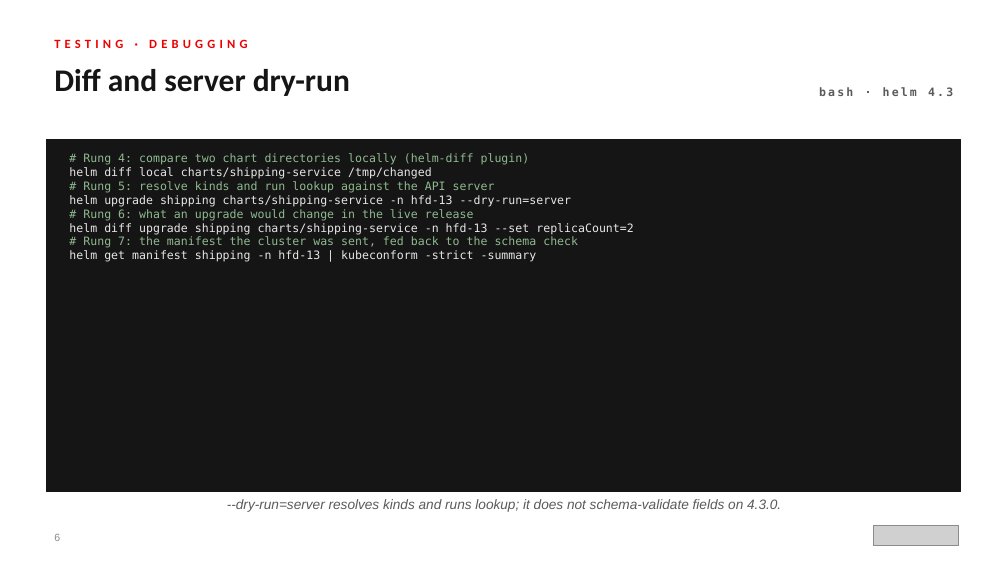
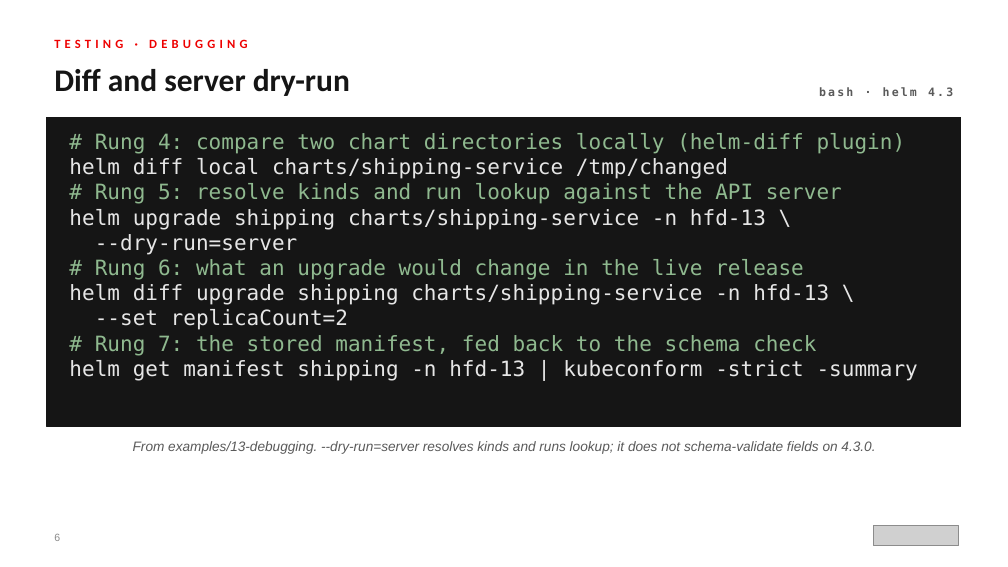
Before and after one commit to patterncatalyst/helm-for-developers, a slide deck: slide 6 of presentation/helm-201/Helm-201-r1.0.pptx. Drawn at 1008x567 pixels with LibreOffice and Linux fonts; fonts in the diff are those of the drawing; grey boxes stand for pictures. Boxes give left, top, right and bottom in pixels: in the first picture for what was removed or moved away, otherwise in the second. Text is boxed around its words. In the diff, an @@ line names an element or a change of style, - is before the commit and + after.

Commit message:
style(r1.0): Helm 201 deck voice pass, readability polish, diagram scale

```diff
--- a/presentation/helm-201/Helm-201-r1.0.pptx
+++ b/presentation/helm-201/Helm-201-r1.0.pptx
@@ rectangle: place and size @@
-rectangle at bbox=[47, 140, 961, 492]
+rectangle at bbox=[47, 117, 961, 426]
@@ text at bbox=[69, 133, 918, 381]: text changed; size 11 to 20 pt @@
-# Rung 4: compare two chart directories locally (helm-diff plugin)
-helm diff local charts/shipping-service /tmp/changed
-# Rung 5: resolve kinds and run lookup against the API server
-helm upgrade shipping charts/shipping-service -n hfd-13 --dry-run=server
-# Rung 6: what an upgrade would change in the live release
-helm diff upgrade shipping charts/shipping-service -n hfd-13 --set replicaCount=2
-# Rung 7: the manifest the cluster was sent, fed back to the schema check
-helm get manifest shipping -n hfd-13 | kubeconform -strict -summary
+# Rung 4: compare two chart directories locally (helm-diff plugin)
+helm diff local charts/shipping-service /tmp/changed
+# Rung 5: resolve kinds and run lookup against the API server
+helm upgrade shipping charts/shipping-service -n hfd-13 \
+--dry-run=server
+# Rung 6: what an upgrade would change in the live release
+helm diff upgrade shipping charts/shipping-service -n hfd-13 \
+--set replicaCount=2
+# Rung 7: the stored manifest, fed back to the schema check
+helm get manifest shipping -n hfd-13 | kubeconform -strict -summary
@@ text at bbox=[133, 441, 875, 454]: text changed @@
---dry-run=server resolves kinds and runs lookup; it does not schema-validate fields on 4.3.0.
+From examples/13-debugging. ‑‑dry‑run=server resolves kinds and runs lookup; it does not schema-validate fields on 4.3.0.
```
Also in this commit, not shown: 30 other slides changed, 2 slides added, 31 other files.
